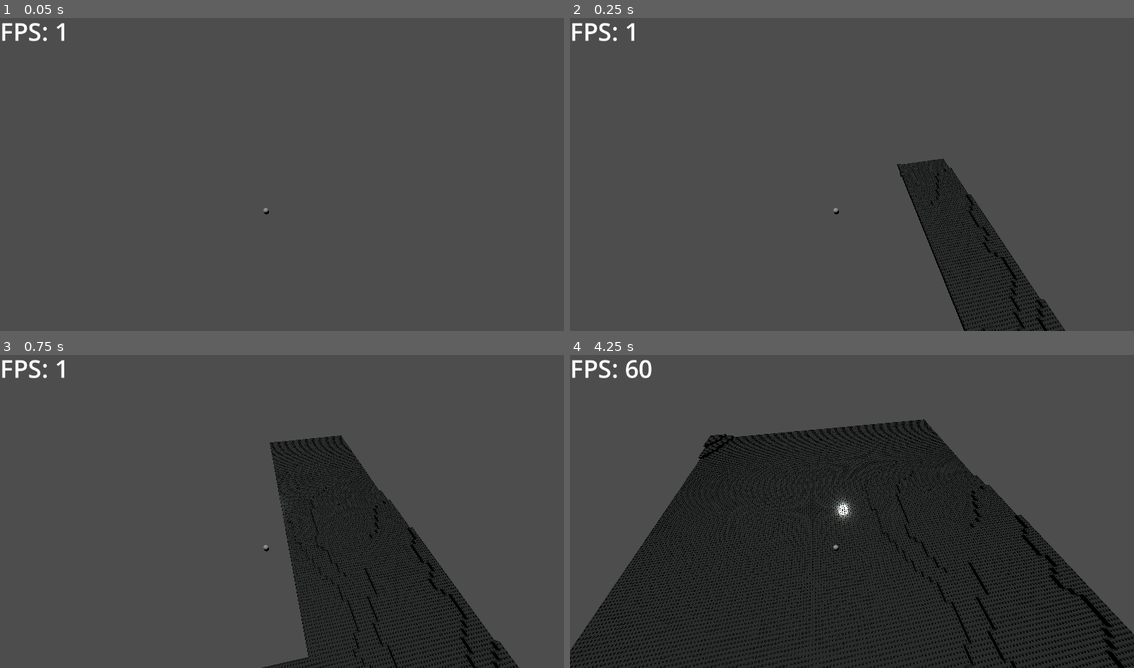
Above: before the commit, frames 1-4 (two rows, left to right).
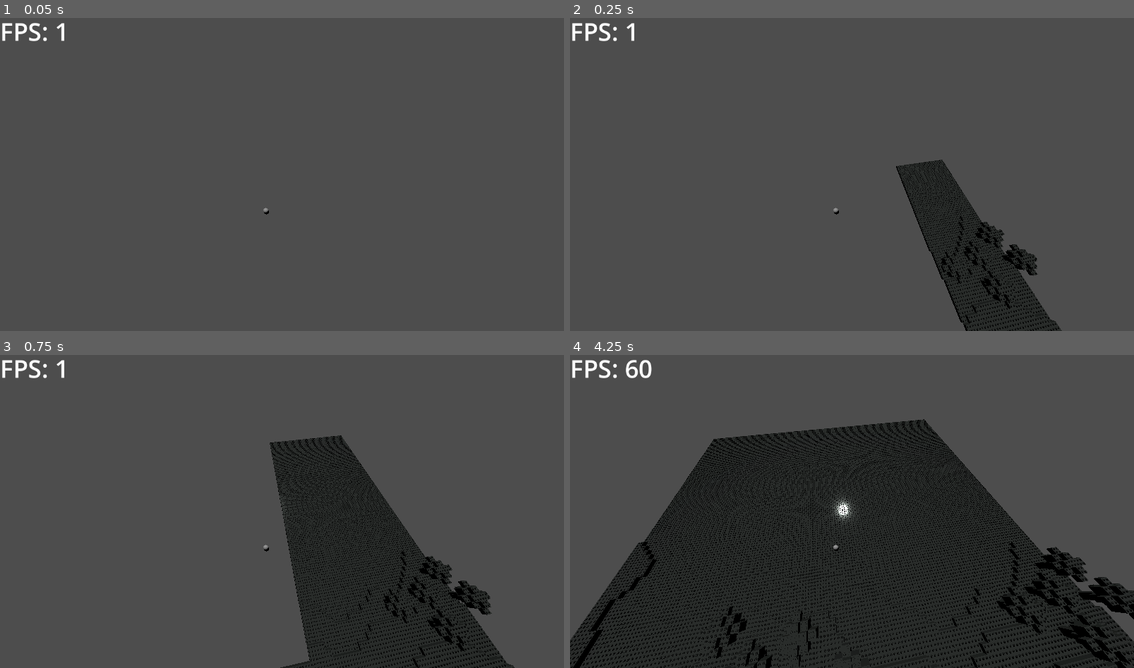
Above: after the commit, the same moments.

Repository: AlbinHorlaville/open-world-lego
Game: Godot game, scene res://levels/main.tscn
Same seed, same stepped clock (60 frames per second), same inputs: the game is played once before the commit and once after it.
Inputs:
- Up to frame 1 (0.05 s): no input
- Up to frame 2 (0.25 s): no input
- Up to frame 3 (0.75 s): tap Enter (ui_accept) at 0.5 s; hold Right (ui_right) from 0.53 s (still down)
- Up to frame 4 (4.25 s): tap Enter (ui_accept) at 0.77, 1.52, 3.02, 3.77 s; release Right (ui_right) at 1.28 s; hold Down (ui_down) 1.28-2.03 s; hold Right (ui_right) 2.03-2.78 s; hold Up (ui_up) 2.78-3.53 s; hold Left (ui_left) from 3.53 s (still down)

Frame 1 is identical in both runs. In frame 2, 2.7% of the frame differs, in the area x 57-88%, y 44-100%; in frame 3, 4.5%; in frame 4, 9.7%, in the area x 0-100%, y 25-100%.
Error in both runs: Attempt to call function 'set_surface_override_material' in base 'null instance' on a null instance. (res://blocks/dirt.gd:7)

Commit message:
Ajustements arbre et ajout graine aléatoire

Diff:
--- /dev/null
+++ b/OpenWorldLego/blocks/tree.gd
@@ -0,0 +1,16 @@
+extends Node3D
+
+# Dimension Lego piece 2x2 = 16x16x9,6
+var hlego:float = 9.6/16
+
+# Readjust the y position because a lego bric is not 1 by 1 by 1
+func recAdjustY(node):
+	for n in node.get_children():
+		if n is StaticBody3D:
+			n.position.y = n.position.y * hlego
+		else:
+			recAdjustY(n)
+
+# Called when the node enters the scene tree for the first time.
+func _ready() -> void:
+	recAdjustY(self)
--- a/OpenWorldLego/blocks/tree.tscn
+++ b/OpenWorldLego/blocks/tree.tscn
@@ -1,52 +1,29 @@
-[gd_scene load_steps=7 format=3 uid="uid://ccchkqqsmlq6h"]
+[gd_scene load_steps=4 format=3 uid="uid://ccchkqqsmlq6h"]
 
 [ext_resource type="PackedScene" uid="uid://dkm25wxado0qi" path="res://blocks/dirt.tscn" id="1_nybd8"]
+[ext_resource type="Script" path="res://blocks/tree.gd" id="1_xlkee"]
 
 [sub_resource type="PhysicsMaterial" id="PhysicsMaterial_8nxx8"]
 
-[sub_resource type="StandardMaterial3D" id="StandardMaterial3D_2lt3i"]
-albedo_color = Color(0.372549, 0.14902, 0, 1)
-
-[sub_resource type="BoxMesh" id="BoxMesh_raxgd"]
-material = SubResource("StandardMaterial3D_2lt3i")
-
-[sub_resource type="StandardMaterial3D" id="StandardMaterial3D_laglk"]
-albedo_color = Color(0, 0.772549, 0, 1)
-
-[sub_resource type="BoxMesh" id="BoxMesh_jwfy4"]
-material = SubResource("StandardMaterial3D_laglk")
-
 [node name="Tree" type="Node3D"]
-visible = false
+script = ExtResource("1_xlkee")
 
 [node name="Tronc" type="Node3D" parent="."]
 
 [node name="tronc" parent="Tronc" instance=ExtResource("1_nybd8")]
 physics_material_override = SubResource("PhysicsMaterial_8nxx8")
 
-[node name="MeshInstance3D" type="MeshInstance3D" parent="Tronc/tronc"]
-mesh = SubResource("BoxMesh_raxgd")
-
 [node name="tronc2" parent="Tronc" instance=ExtResource("1_nybd8")]
 transform = Transform3D(1, 0, 0, 0, 1, 0, 0, 0, 1, 2.08165e-12, 1, 2.08165e-12)
 physics_material_override = SubResource("PhysicsMaterial_8nxx8")
-
-[node name="MeshInstance3D" type="MeshInstance3D" parent="Tronc/tronc2"]
-mesh = SubResource("BoxMesh_raxgd")
 
 [node name="tronc3" parent="Tronc" instance=ExtResource("1_nybd8")]
 transform = Transform3D(1, 0, 0, 0, 1, 0, 0, 0, 1, 2.08165e-12, 2, 2.08165e-12)
 physics_material_override = SubResource("PhysicsMaterial_8nxx8")
 
-[node name="MeshInstance3D" type="MeshInstance3D" parent="Tronc/tronc3"]
-mesh = SubResource("BoxMesh_raxgd")
-
 [node name="tronc4" parent="Tronc" instance=ExtResource("1_nybd8")]
 transform = Transform3D(1, 0, 0, 0, 1, 0, 0, 0, 1, 2.08165e-12, 3, 2.08165e-12)
 physics_material_override = SubResource("PhysicsMaterial_8nxx8")
-
-[node name="MeshInstance3D" type="MeshInstance3D" parent="Tronc/tronc4"]
-mesh = SubResource("BoxMesh_raxgd")
 
 [node name="Leaf" type="Node3D" parent="."]
 
@@ -54,194 +31,110 @@
 transform = Transform3D(1, 0, 0, 0, 1, 0, 0, 0, 1, 1, 4, 2.08165e-12)
 physics_material_override = SubResource("PhysicsMaterial_8nxx8")
 
-[node name="MeshInstance3D" type="MeshInstance3D" parent="Leaf/leaf"]
-mesh = SubResource("BoxMesh_jwfy4")
-
 [node name="leaf3" parent="Leaf" instance=ExtResource("1_nybd8")]
 transform = Transform3D(1, 0, 0, 0, 1, 0, 0, 0, 1, 2.08165e-12, 4, 1)
 physics_material_override = SubResource("PhysicsMaterial_8nxx8")
-
-[node name="MeshInstance3D" type="MeshInstance3D" parent="Leaf/leaf3"]
-mesh = SubResource("BoxMesh_jwfy4")
 
 [node name="leaf4" parent="Leaf" instance=ExtResource("1_nybd8")]
 transform = Transform3D(1, 0, 0, 0, 1, 0, 0, 0, 1, 2.08165e-12, 4, -1)
 physics_material_override = SubResource("PhysicsMaterial_8nxx8")
 
-[node name="MeshInstance3D" type="MeshInstance3D" parent="Leaf/leaf4"]
-mesh = SubResource("BoxMesh_jwfy4")
-
 [node name="leaf2" parent="Leaf" instance=ExtResource("1_nybd8")]
 transform = Transform3D(1, 0, 0, 0, 1, 0, 0, 0, 1, -1, 4, 2.08165e-12)
 physics_material_override = SubResource("PhysicsMaterial_8nxx8")
-
-[node name="MeshInstance3D" type="MeshInstance3D" parent="Leaf/leaf2"]
-mesh = SubResource("BoxMesh_jwfy4")
 
 [node name="leaf5" parent="Leaf" instance=ExtResource("1_nybd8")]
 transform = Transform3D(1, 0, 0, 0, 1, 0, 0, 0, 1, -2, 5, 2.08165e-12)
 physics_material_override = SubResource("PhysicsMaterial_8nxx8")
 
-[node name="MeshInstance3D" type="MeshInstance3D" parent="Leaf/leaf5"]
-mesh = SubResource("BoxMesh_jwfy4")
-
 [node name="leaf6" parent="Leaf" instance=ExtResource("1_nybd8")]
 transform = Transform3D(1, 0, 0, 0, 1, 0, 0, 0, 1, -1, 5, 1)
 physics_material_override = SubResource("PhysicsMaterial_8nxx8")
-
-[node name="MeshInstance3D" type="MeshInstance3D" parent="Leaf/leaf6"]
-mesh = SubResource("BoxMesh_jwfy4")
 
 [node name="leaf7" parent="Leaf" instance=ExtResource("1_nybd8")]
 transform = Transform3D(1, 0, 0, 0, 1, 0, 0, 0, 1, 2.08165e-12, 5, 1)
 physics_material_override = SubResource("PhysicsMaterial_8nxx8")
 
-[node name="MeshInstance3D" type="MeshInstance3D" parent="Leaf/leaf7"]
-mesh = SubResource("BoxMesh_jwfy4")
-
 [node name="leaf8" parent="Leaf" instance=ExtResource("1_nybd8")]
 transform = Transform3D(1, 0, 0, 0, 1, 0, 0, 0, 1, 1, 5, 1)
 physics_material_override = SubResource("PhysicsMaterial_8nxx8")
-
-[node name="MeshInstance3D" type="MeshInstance3D" parent="Leaf/leaf8"]
-mesh = SubResource("BoxMesh_jwfy4")
 
 [node name="leaf9" parent="Leaf" instance=ExtResource("1_nybd8")]
 transform = Transform3D(1, 0, 0, 0, 1, 0, 0, 0, 1, 1, 5, 2.08165e-12)
 physics_material_override = SubResource("PhysicsMaterial_8nxx8")
 
-[node name="MeshInstance3D" type="MeshInstance3D" parent="Leaf/leaf9"]
-mesh = SubResource("BoxMesh_jwfy4")
-
 [node name="leaf10" parent="Leaf" instance=ExtResource("1_nybd8")]
 transform = Transform3D(1, 0, 0, 0, 1, 0, 0, 0, 1, 1, 5, -1)
 physics_material_override = SubResource("PhysicsMaterial_8nxx8")
-
-[node name="MeshInstance3D" type="MeshInstance3D" parent="Leaf/leaf10"]
-mesh = SubResource("BoxMesh_jwfy4")
 
 [node name="leaf11" parent="Leaf" instance=ExtResource("1_nybd8")]
 transform = Transform3D(1, 0, 0, 0, 1, 0, 0, 0, 1, 2.08165e-12, 5, -1)
 physics_material_override = SubResource("PhysicsMaterial_8nxx8")
 
-[node name="MeshInstance3D" type="MeshInstance3D" parent="Leaf/leaf11"]
-mesh = SubResource("BoxMesh_jwfy4")
-
 [node name="leaf12" parent="Leaf" instance=ExtResource("1_nybd8")]
 transform = Transform3D(1, 0, 0, 0, 1, 0, 0, 0, 1, -1, 5, -1)
 physics_material_override = SubResource("PhysicsMaterial_8nxx8")
-
-[node name="MeshInstance3D" type="MeshInstance3D" parent="Leaf/leaf12"]
-mesh = SubResource("BoxMesh_jwfy4")
 
 [node name="leaf13" parent="Leaf" instance=ExtResource("1_nybd8")]
 transform = Transform3D(1, 0, 0, 0, 1, 0, 0, 0, 1, -2, 6, 2.08165e-12)
 physics_material_override = SubResource("PhysicsMaterial_8nxx8")
 
-[node name="MeshInstance3D" type="MeshInstance3D" parent="Leaf/leaf13"]
-mesh = SubResource("BoxMesh_jwfy4")
-
 [node name="leaf14" parent="Leaf" instance=ExtResource("1_nybd8")]
 transform = Transform3D(1, 0, 0, 0, 1, 0, 0, 0, 1, -1, 6, 1)
 physics_material_override = SubResource("PhysicsMaterial_8nxx8")
-
-[node name="MeshInstance3D" type="MeshInstance3D" parent="Leaf/leaf14"]
-mesh = SubResource("BoxMesh_jwfy4")
 
 [node name="leaf15" parent="Leaf" instance=ExtResource("1_nybd8")]
 transform = Transform3D(1, 0, 0, 0, 1, 0, 0, 0, 1, 2.08165e-12, 6, 1)
 physics_material_override = SubResource("PhysicsMaterial_8nxx8")
 
-[node name="MeshInstance3D" type="MeshInstance3D" parent="Leaf/leaf15"]
-mesh = SubResource("BoxMesh_jwfy4")
-
 [node name="leaf16" parent="Leaf" instance=ExtResource("1_nybd8")]
 transform = Transform3D(1, 0, 0, 0, 1, 0, 0, 0, 1, 1, 6, 1)
 physics_material_override = SubResource("PhysicsMaterial_8nxx8")
-
-[node name="MeshInstance3D" type="MeshInstance3D" parent="Leaf/leaf16"]
-mesh = SubResource("BoxMesh_jwfy4")
 
 [node name="leaf17" parent="Leaf" instance=ExtResource("1_nybd8")]
 transform = Transform3D(1, 0, 0, 0, 1, 0, 0, 0, 1, 1, 6, 2.08165e-12)
 physics_material_override = SubResource("PhysicsMaterial_8nxx8")
 
-[node name="MeshInstance3D" type="MeshInstance3D" parent="Leaf/leaf17"]
-mesh = SubResource("BoxMesh_jwfy4")
-
 [node name="leaf28" parent="Leaf" instance=ExtResource("1_nybd8")]
 transform = Transform3D(1, 0, 0, 0, 1, 0, 0, 0, 1, 2, 6, 2.08165e-12)
 physics_material_override = SubResource("PhysicsMaterial_8nxx8")
-
-[node name="MeshInstance3D" type="MeshInstance3D" parent="Leaf/leaf28"]
-mesh = SubResource("BoxMesh_jwfy4")
 
 [node name="leaf18" parent="Leaf" instance=ExtResource("1_nybd8")]
 transform = Transform3D(1, 0, 0, 0, 1, 0, 0, 0, 1, 1, 6, -1)
 physics_material_override = SubResource("PhysicsMaterial_8nxx8")
 
-[node name="MeshInstance3D" type="MeshInstance3D" parent="Leaf/leaf18"]
-mesh = SubResource("BoxMesh_jwfy4")
-
 [node name="leaf19" parent="Leaf" instance=ExtResource("1_nybd8")]
 transform = Transform3D(1, 0, 0, 0, 1, 0, 0, 0, 1, 2.08165e-12, 6, -1)
 physics_material_override = SubResource("PhysicsMaterial_8nxx8")
-
-[node name="MeshInstance3D" type="MeshInstance3D" parent="Leaf/leaf19"]
-mesh = SubResource("BoxMesh_jwfy4")
 
 [node name="leaf20" parent="Leaf" instance=ExtResource("1_nybd8")]
 transform = Transform3D(1, 0, 0, 0, 1, 0, 0, 0, 1, -1, 6, -1)
 physics_material_override = SubResource("PhysicsMaterial_8nxx8")
 
-[node name="MeshInstance3D" type="MeshInstance3D" parent="Leaf/leaf20"]
-mesh = SubResource("BoxMesh_jwfy4")
-
 [node name="leaf21" parent="Leaf" instance=ExtResource("1_nybd8")]
 transform = Transform3D(1, 0, 0, 0, 1, 0, 0, 0, 1, 2.08165e-12, 6, -2)
 physics_material_override = SubResource("PhysicsMaterial_8nxx8")
-
-[node name="MeshInstance3D" type="MeshInstance3D" parent="Leaf/leaf21"]
-mesh = SubResource("BoxMesh_jwfy4")
 
 [node name="leaf22" parent="Leaf" instance=ExtResource("1_nybd8")]
 transform = Transform3D(1, 0, 0, 0, 1, 0, 0, 0, 1, 2.08165e-12, 6, 2)
 physics_material_override = SubResource("PhysicsMaterial_8nxx8")
 
-[node name="MeshInstance3D" type="MeshInstance3D" parent="Leaf/leaf22"]
-mesh = SubResource("BoxMesh_jwfy4")
-
 [node name="leaf23" parent="Leaf" instance=ExtResource("1_nybd8")]
 transform = Transform3D(1, 0, 0, 0, 1, 0, 0, 0, 1, 2.08165e-12, 7, 2.08165e-12)
 physics_material_override = SubResource("PhysicsMaterial_8nxx8")
-
-[node name="MeshInstance3D" type="MeshInstance3D" parent="Leaf/leaf23"]
-mesh = SubResource("BoxMesh_jwfy4")
 
 [node name="leaf26" parent="Leaf" instance=ExtResource("1_nybd8")]
 transform = Transform3D(1, 0, 0, 0, 1, 0, 0, 0, 1, -1, 7, 2.08165e-12)
 physics_material_override = SubResource("PhysicsMaterial_8nxx8")
 
-[node name="MeshInstance3D" type="MeshInstance3D" parent="Leaf/leaf26"]
-mesh = SubResource("BoxMesh_jwfy4")
-
 [node name="leaf24" parent="Leaf" instance=ExtResource("1_nybd8")]
 transform = Transform3D(1, 0, 0, 0, 1, 0, 0, 0, 1, 2.08165e-12, 7, 1)
 physics_material_override = SubResource("PhysicsMaterial_8nxx8")
-
-[node name="MeshInstance3D" type="MeshInstance3D" parent="Leaf/leaf24"]
-mesh = SubResource("BoxMesh_jwfy4")
 
 [node name="leaf27" parent="Leaf" instance=ExtResource("1_nybd8")]
 transform = Transform3D(1, 0, 0, 0, 1, 0, 0, 0, 1, 2.08165e-12, 7, -1)
 physics_material_override = SubResource("PhysicsMaterial_8nxx8")
 
-[node name="MeshInstance3D" type="MeshInstance3D" parent="Leaf/leaf27"]
-mesh = SubResource("BoxMesh_jwfy4")
-
 [node name="leaf25" parent="Leaf" instance=ExtResource("1_nybd8")]
 transform = Transform3D(1, 0, 0, 0, 1, 0, 0, 0, 1, 1, 7, 2.08165e-12)
 physics_material_override = SubResource("PhysicsMaterial_8nxx8")
-
-[node name="MeshInstance3D" type="MeshInstance3D" parent="Leaf/leaf25"]
-mesh = SubResource("BoxMesh_jwfy4")
--- a/OpenWorldLego/levels/chunk.gd
+++ b/OpenWorldLego/levels/chunk.gd
@@ -2,7 +2,6 @@
 
 @export var dirt_scene: PackedScene
 @export var tree_scene: PackedScene
-@export var perlin_noise: Noise
 @export var color_dirt: Material
 @export var color_water: Material
 @export var color_sand: Material
@@ -27,7 +26,7 @@
 			TabRandom.append(randi_range(0, 200))
 		is_Build = true
 
-func CreateChunk(x, y):
+func CreateChunk(x, y, perlin_noise):
 	BuildRandTab()
 	coordChunk = Vector2(x, y)
 	for i in range(tailleChunk):
--- a/OpenWorldLego/levels/chunk.tscn
+++ b/OpenWorldLego/levels/chunk.tscn
@@ -1,11 +1,8 @@
-[gd_scene load_steps=8 format=3 uid="uid://b41qnafv5nqn0"]
+[gd_scene load_steps=7 format=3 uid="uid://b41qnafv5nqn0"]
 
 [ext_resource type="Script" path="res://levels/chunk.gd" id="1_e3x7a"]
 [ext_resource type="PackedScene" uid="uid://dkm25wxado0qi" path="res://blocks/dirt.tscn" id="2_se7qp"]
 [ext_resource type="PackedScene" uid="uid://ccchkqqsmlq6h" path="res://blocks/tree.tscn" id="3_3ntne"]
-
-[sub_resource type="FastNoiseLite" id="FastNoiseLite_ppiwq"]
-frequency = 0.007
 
 [sub_resource type="StandardMaterial3D" id="StandardMaterial3D_v4wh6"]
 albedo_color = Color(0, 0.372549, 0.168627, 1)
@@ -20,7 +17,6 @@
 script = ExtResource("1_e3x7a")
 dirt_scene = ExtResource("2_se7qp")
 tree_scene = ExtResource("3_3ntne")
-perlin_noise = SubResource("FastNoiseLite_ppiwq")
 color_dirt = SubResource("StandardMaterial3D_v4wh6")
 color_water = SubResource("StandardMaterial3D_iaoea")
 color_sand = SubResource("StandardMaterial3D_wggva")
--- a/OpenWorldLego/levels/main.gd
+++ b/OpenWorldLego/levels/main.gd
@@ -3,6 +3,8 @@
 @export var limit_map: Vector3
 
 @export var Chunk: PackedScene
+
+@export var perlin_noise: Noise
 
 var DictChunk_ON:Dictionary # Dictionnary of chunks charged
 var DictChunk_OFF:Dictionary # Dictionnary of chunks uncharged
@@ -17,6 +19,8 @@
 	# The player has to be on positives coordinates
 	$Player.position = Vector3(500, 10, 500)
 	count = 0
+	# Choose the seed for Perlin Noise
+	perlin_noise.set_seed(randi_range(0, 100000))
 
 func _process(_delta: float) -> void:
 	# Create 1 chunk as maximum per frame
@@ -57,7 +61,7 @@
 	if len(ChunksToBuild)>0:
 		var pos_chunk = ChunksToBuild.pop_front()
 		var chunk = Chunk.instantiate()
-		chunk.CreateChunk(pos_chunk.x, pos_chunk.y)
+		chunk.CreateChunk(pos_chunk.x, pos_chunk.y, perlin_noise)
 		DictChunk_ON[pos_chunk] = chunk
 		$World.add_child(chunk)
 		return
--- a/OpenWorldLego/levels/main.tscn
+++ b/OpenWorldLego/levels/main.tscn
@@ -1,9 +1,12 @@
-[gd_scene load_steps=6 format=3 uid="uid://dfhcgfhwneaq4"]
+[gd_scene load_steps=7 format=3 uid="uid://dfhcgfhwneaq4"]
 
 [ext_resource type="Script" path="res://levels/main.gd" id="1_1c0l0"]
 [ext_resource type="PackedScene" uid="uid://bcrxb66y5ubhl" path="res://actor/player.tscn" id="1_hphc1"]
 [ext_resource type="PackedScene" uid="uid://b41qnafv5nqn0" path="res://levels/chunk.tscn" id="2_8ee1a"]
 [ext_resource type="Script" path="res://levels/Label.gd" id="5_hl650"]
+
+[sub_resource type="FastNoiseLite" id="FastNoiseLite_sievh"]
+frequency = 0.007
 
 [sub_resource type="LabelSettings" id="LabelSettings_rilnt"]
 font_size = 50
@@ -12,6 +15,7 @@
 script = ExtResource("1_1c0l0")
 limit_map = Vector3(1000, 100, 1000)
 Chunk = ExtResource("2_8ee1a")
+perlin_noise = SubResource("FastNoiseLite_sievh")
 
 [node name="DirectionalLight3D" type="DirectionalLight3D" parent="."]
 transform = Transform3D(1, -6.50845e-16, 1.74393e-16, 1.74393e-16, 0.5, 0.866025, -6.50845e-16, -0.866025, 0.5, 2.08165e-12, 10, 2.08165e-12)
